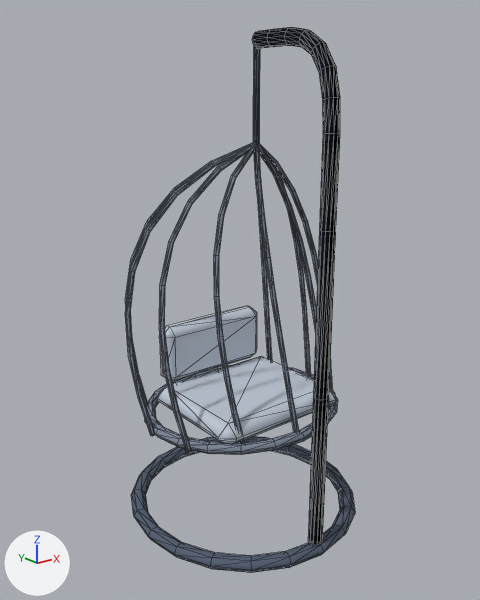
An edit to the glTF model homeos/frontend/public/static/3d-studio/models/庭院/家具与铺装/鸟巢吊椅.glb, drawn before and after from the same camera.
Rendered twice from a 50 mm lens placed at (-1.83, -2.27, 1.96), pointed at (-0.02, 0.0, 1.06). Lighting does not change. The marker at lower left points along +X, +Y and +Z. The older version comes first. Mesh edges are drawn as thin lines. Vertices at exactly the same position are counted once.

Script lines for the objects in view, before the commit:
```python
me_garden_hanging_chair = bpy.data.meshes.new('garden-hanging-chair')
me_garden_hanging_chair.from_pydata(...)  # 858 vertices, 1674 faces; spans x -0.55..0.55, y -0.57..0.57, z 0.0..2.19
# faces by material slot: [1050, 88, 536]
me_garden_hanging_chair.materials.append(mat_garden_hanging_chair_garden_base)  # greyish blue #7d8799
me_garden_hanging_chair.materials.append(mat_garden_hanging_chair_garden_light)  # pale blue #c0cad7
me_garden_hanging_chair.materials.append(mat_garden_hanging_chair_garden_dark)  # dark blue #525d71
ob_garden_hanging_chair = bpy.data.objects.new('garden-hanging-chair', me_garden_hanging_chair)
ob_garden_hanging_chair.location = (0.0, 0.0, 0.0)
```
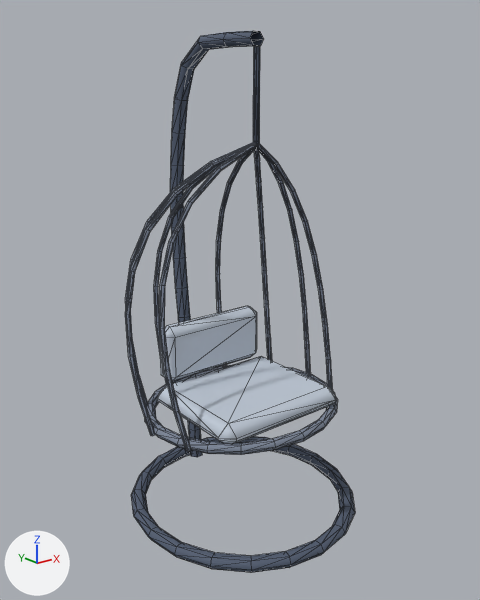
Boxes (x1, y1, x2, y2) around the edits, measured in the pictures (480 x 600 px; the box of a moved part takes in the faces that stretch with it):
'garden-hanging-chair', reshaped: before (125, 27, 355, 573); after (125, 31, 355, 573)
part 1 of me_garden_hanging_chair, added: after (170, 31, 264, 457)
part 2 of me_garden_hanging_chair, deleted: before (252, 27, 340, 545)
part 3 of me_garden_hanging_chair, moved or reshaped: before (211, 48, 330, 443); after (154, 46, 260, 385)

What the commit changed:
me_garden_hanging_chair is used by ob_garden_hanging_chair; location (0.0, 0.0, 0.0).
me_garden_hanging_chair had 858 vertices, 1674 faces and spanned x -0.55..0.55, y -0.57..0.57, z 0.0..2.19.
me_garden_hanging_chair now has 768 vertices, 1432 faces and spans x -0.55..0.55, y -0.57..0.57, z 0.0..2.2.
me_garden_hanging_chair part 1: a new loose piece of 102 vertices spanning x -0.03..0.03, y -0.09..0.55, z 0.07..2.2, in mat_garden_hanging_chair_garden_dark (dark blue #525d71).
me_garden_hanging_chair part 2: the loose piece of 134 vertices spanning x -0.03..0.03, y -0.55..-0.1, z 0.03..2.19 is deleted.
me_garden_hanging_chair part 3: 3 vertices moved within x -0.01..0.01, y -0.1..-0.08, z 1.76..1.77; 143 vertices removed from x -0.48..0.48, y -0.4..0.23, z 0.51..1.76; 85 vertices added at x -0.2..0.2, y -0.1..0.45, z 0.51..1.77.
